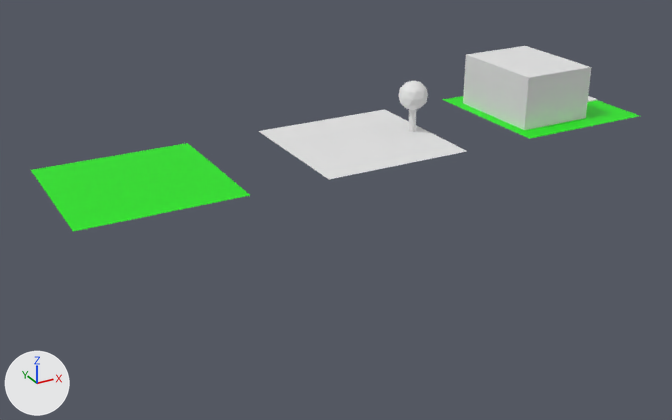
Before and after pictures for a commit that changed the FBX model Accropoly/Assets/Ressources/FBX/tiles.fbx.
Rendered twice from a 50 mm camera at (-2.83, -9.96, 4.07) aimed at (1.96, -1.24, -0.29). Arrows for +X, +Y and +Z are at lower left; the lights stay in place. Where no turn or scale is listed for an object, it has been applied to the vertices.

Objects in the first picture: 'Cube', 'Forest', 'House', 'Plains'.
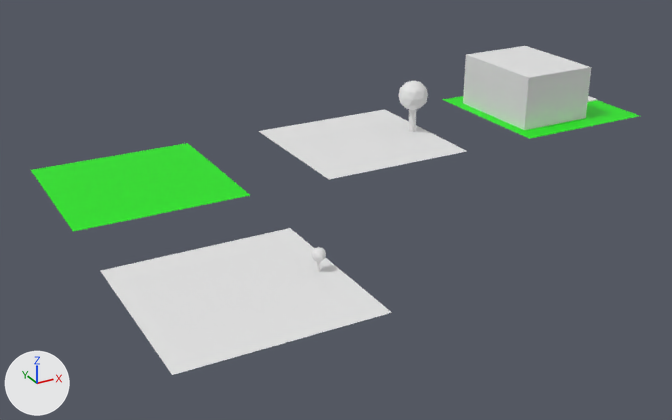
Commit message: Added saplings

Location of each change, (x1, y1, x2, y2) in pixels of the pictures (672 x 420 px):
'Sapling', added
    after: (101, 228, 392, 375)

What the commit changed:
Mesh me_plane_001 is new.
It has 110 vertices, 115 faces and spans x -1.0..1.0, y -1.0..1.0, z 0.0..0.24.
Object 'Sapling' (ob_sapling) is new; it shows me_plane_001.
Its location is (0.0, -3.0, 0.0).
